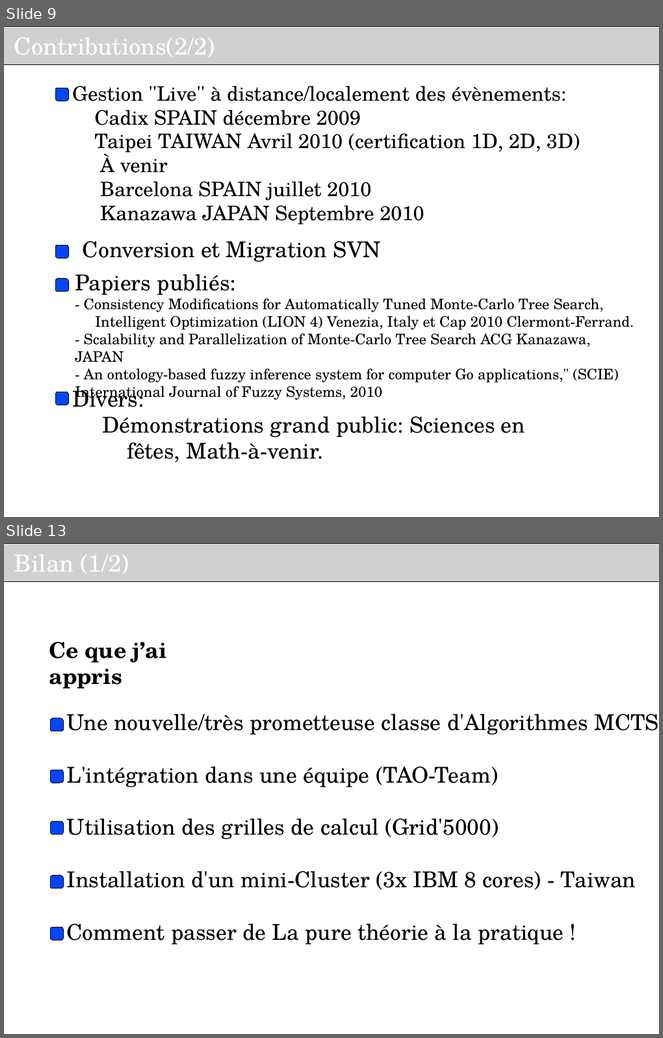
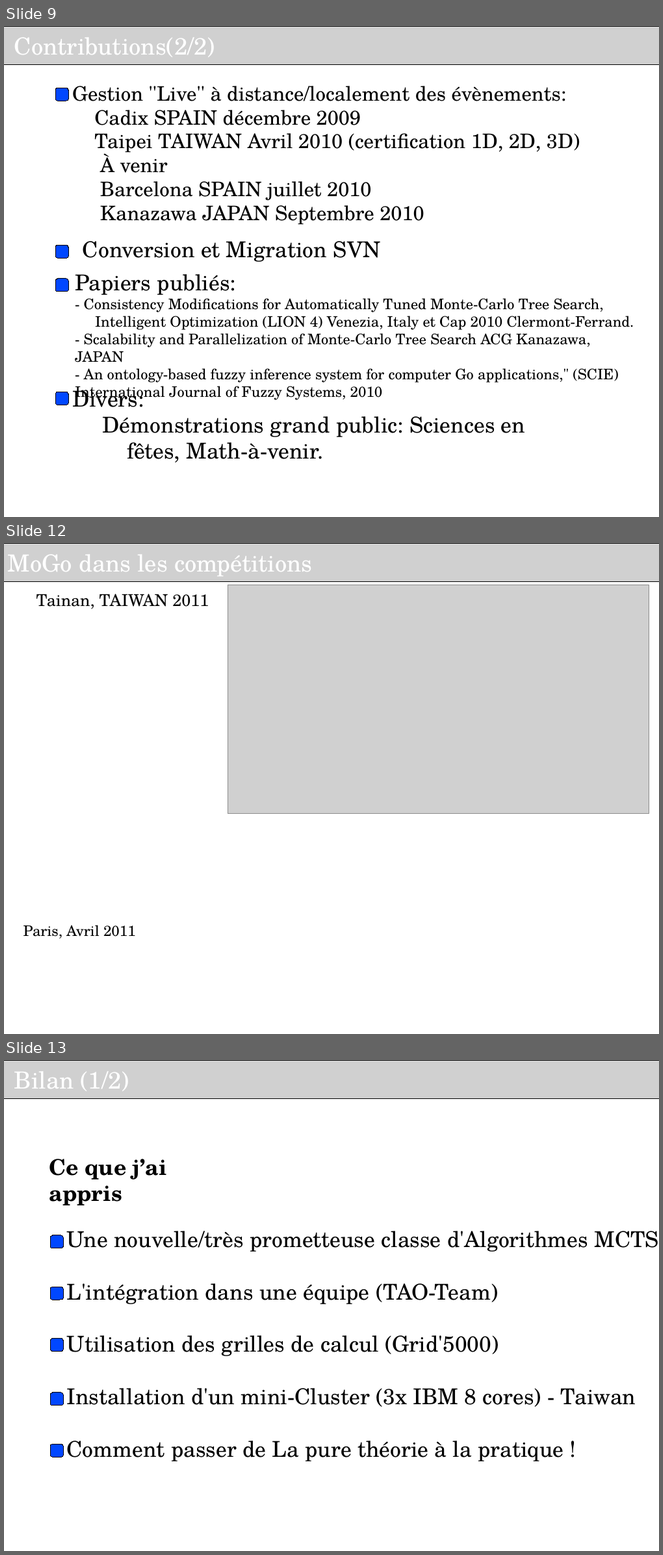
Before and after one commit to haspeleo/Android-Dev, a slide deck: MCTS/Soutenance_INRIA_V2.odp. Shown one above the other, each under a label of ours: slides 9 and 13 before the commit, slides 9, 12 and 13 after it; the slides between them are not shown. The pictures are 663x1038 and 663x1555 pixels, drawn with LibreOffice and Linux fonts; fonts in the diff are those of the drawing; grey boxes stand for pictures; background and template pictures are left out. Boxes give left, top, right and bottom in pixels: in the first picture for what was removed or moved away, otherwise in the second. Text is boxed around its words. In the diff, an @@ line names an element or a change of style, - is before the commit and + after.

```diff
--- a/MCTS/Soutenance_INRIA_V2.odp
+++ b/MCTS/Soutenance_INRIA_V2.odp
@@ slide 12 added at (x1=4, y1=543, x2=659, y2=1034), background #FFFFFF @@
@@ picture added at (x1=4, y1=543, x2=659, y2=581), 26 pt, text #FFFFFF @@
+MoGo dans les compétitions
@@ text added at (x1=36, y1=594, x2=209, y2=609), 18 pt, text #000000 @@
+Tainan, TAIWAN 2011
@@ picture added at (x1=228, y1=585, x2=649, y2=813) @@
@@ text added at (x1=24, y1=925, x2=136, y2=939), 16 pt, text #000000 @@
+Paris, Avril 2011
```
Also in this commit, not shown: 3 slides changed, 1 slide removed.
